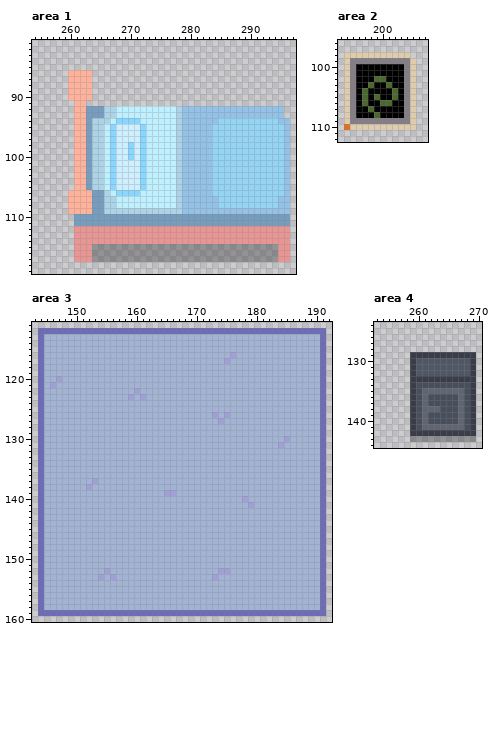
A pixel-art file gets an edit: src/_assets/tilesets.aseprite. Above: the version before the commit.
240x240 pixels, 1 frame. Colours within 5 levels of each other are drawn and written as one. Shown: area 1: x 254..297, y 81..119; area 2: x 193..207, y 96..112; area 3: x 143..192, y 111..160; area 4: x 253..270, y 124..144. The old version is drawn lined up with the new one, on the new canvas. The commit also changed other parts of the picture, which this record leaves out.
New version:
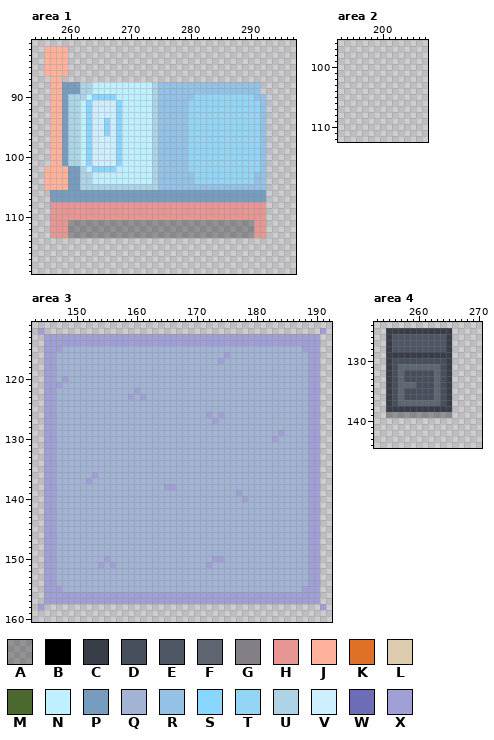
Palette (. is transparent): A #00000048  B #000000  C #383d48  D #474f5d  E #505764  F #5f6672  G #847e87  H #e79694  J #ffb29b  K #df7126  L #ddccad  M #4b692f  N #bff0ff  P #769dbe  Q #a3b3d4  R #94c2e7  S #89d6ff  T #94d4f4  U #add3e7  V #cdefff  W #6c6cb7  X #a0a0d6
Edits made:
canvas 240x240 -> 360x360, the old top-left corner now at 64,64
Changed rows in their new state; - is an unchanged pixel.
Area 1:
first column x 256:
 82 JJJJ-------------------------------------
 83 JJJJ-------------------------------------
 84 JJJJ-------------------------------------
 85 JJJJ-------------------------------------
 86 JJJJ....---------------------------------
 87 -JJ-....---------------------------------
 88 -JJPPPUUNNNNNNNNNNURRRRRRRRRRRRRRRRR-----
 89 -JJPPPUUNNNNNNNNNNURRRRRRRRRRRRRRRRR-----
 90 -JJPUUUNSSSSNNNNNNURRRRRRTTTTTTTTTTRR----
 91 -JJPUUNSVVVVSNNNNNURRRRRTTTTTTTTTTTTR----
 92 -JJPUUNSVVVVS-----URRRR-TTTTTTTTTTTT-...-
 93 -JJPUUNSVVVVS-----URRRR-TTTTTTTTTTTT-...-
 94 -JJPUUNSVVSV-NNN--URRRR-TTTTT-------R....
 95 -JJPUUNSVVSVSNNNN-URRRR-TTTT--------R....
 96 -JJPUUNSVVSVSNNNN-URRRR-TTTT--------R....
 97 -JJPUUNSVVVVSNNNN-URRRR-TTTT--------R....
 98 -JJPUUNSVVVVSNNNN-URRRR-TTTT--------R....
 99 -JJPUUNSVVVVSNNNN-URRRR-TTTT--------R....
100 -JJPUUNSVVVVSNNNN-URRRR-TTTT--------R....
101 -JJPUUNSVVVVSNNNN-URRRR-TTTT--------R....
102 JJJJPPUNSSS-NNNNN-URRRR-TTTT--------R....
103 JJJJPPUUNN-NNNNNN-URRRR--TTT-------RR....
104 JJJJPPUUNN-NNNNNN-URRRR--TTT-------RR....
105 JJJJPPUU--UUUUUUUUURRRR-----RRRRRRRRR....
106 -PPPPPPP--PPPPPPPPPPPPPPPPPPPPPPPPPPP....
107 -PPPPPPP--PPPPPPPPPPPPPPPPPPPPPPPPPPP....
108 -HHHHHHHHHHHHHHHHHHHHHHHHHHHHHHHHHHHH....
109 -HHHHHHHHHHHHHHHHHHHHHHHHHHHHHHHHHHHH....
110 -HHHHHHHHHHHHHHHHHHHHHHHHHHHHHHHHHHHH....
111 -HHHAAAAAAAAAAAAAAAAAAAAAAAAAAAAAAAHH....
112 -HHHAAAAAAAAAAAAAAAAAAAAAAAAAAAAAAA--....
113 -HHHAAAAAAAAAAAAAAAAAAAAAAAAAAAAAAA--....
114 -----....................................
115 -----....................................
116 -----....................................
117 -----....................................
Area 2:
first column x 194:
 98 ...........-
 99 ............
100 ............
101 ............
102 ............
103 ............
104 ............
105 ............
106 ............
107 ............
108 ............
109 ............
110 ............
Area 3:
first column x 144:
112 X..............................................X
113 .XXXXXXXXXXXXXXXXXXXXXXXXXXXXXXXXXXXXXXXXXXXXXX.
114 .XXXXXXXXXXXXXXXXXXXXXXXXXXXXXXXXXXXXXXXXXXXXXX.
115 .XXX----------------------------------------XXX.
116 .XX----------------------------XQ------------XX.
117 .XX---------------------------XQ-------------XX.
118 .XX------------------------------------------XX.
119 .XX------------------------------------------XX.
120 .XXQX----------------------------------------XX.
121 .X-X-----------------------------------------XX.
122 .XX------------------------------------------XX.
123 .XX------------------------------------------XX.
124 .XX------------------------------------------XX.
125 .XX------------------------------------------XX.
126 .XX-------------------------XQXQ-------------XX.
127 .XX--------------------------XQ--------------XX.
128 .XX------------------------------------------XX.
129 .XX-------------------------------------X----XX.
130 .XX------------------------------------X-Q---XX.
131 .XX-------------------------------------Q----XX.
132 .XX------------------------------------------XX.
133 .XX------------------------------------------XX.
134 .XX------------------------------------------XX.
135 .XX------------------------------------------XX.
136 .XX------X-----------------------------------XX.
137 .XX-----XQ-----------------------------------XX.
138 .XX-----Q------------XX----------------------XX.
139 .XX------------------QQ----------X-----------XX.
140 .XX------------------------------------------XX.
141 .XX--------------------------------Q---------XX.
142 .XX------------------------------------------XX.
143 .XX------------------------------------------XX.
144 .XX------------------------------------------XX.
145 .XX------------------------------------------XX.
146 .XX------------------------------------------XX.
147 .XX------------------------------------------XX.
148 .XX------------------------------------------XX.
149 .XX------------------------------------------XX.
150 .XX--------X-----------------XX--------------XX.
151 .XX-------X-X---------------X----------------XX.
152 .XX--------Q------------------QQ-------------XX.
153 .XX-------Q-Q----------------Q---------------XX.
154 .XX------------------------------------------XX.
155 .XXX----------------------------------------XXX.
156 .XXXXXXXXXXXXXXXXXXXXXXXXXXXXXXXXXXXXXXXXXXXXXX.
157 .XXXXXXXXXXXXXXXXXXXXXXXXXXXXXXXXXXXXXXXXXXXXXX.
158 X..............................................X
159 ................................................
Area 4:
first column x 255:
125 CCCCCCCCCCC----
126 CEEEEEEEEEC----
127 CEEEEEEEEEC----
128 CEEEEEEEEEC----
129 CCCC-------....
130 CDDDDDDDDDC....
131 CDFFFFFFFDC....
132 CDFDDDDDFDC....
133 CDFDDDDDFD-....
134 CDFFF---F-C....
135 CDFDD-DD-DC....
136 CDFDD-D-F-C....
137 CDFFFF-FF-C....
138 CCCC-CCCCCC....
139 AAAAAAAAAAA....
140 ----...........
141 ----...........
142 ----...........
143 ----...........
Where, in picture pixels (left, top, right, bottom), the same in both pictures:
changed: (44, 46, 290, 262)
erased: (344, 52, 416, 130)
changed: (38, 328, 326, 616)
changed: (386, 328, 476, 442)
